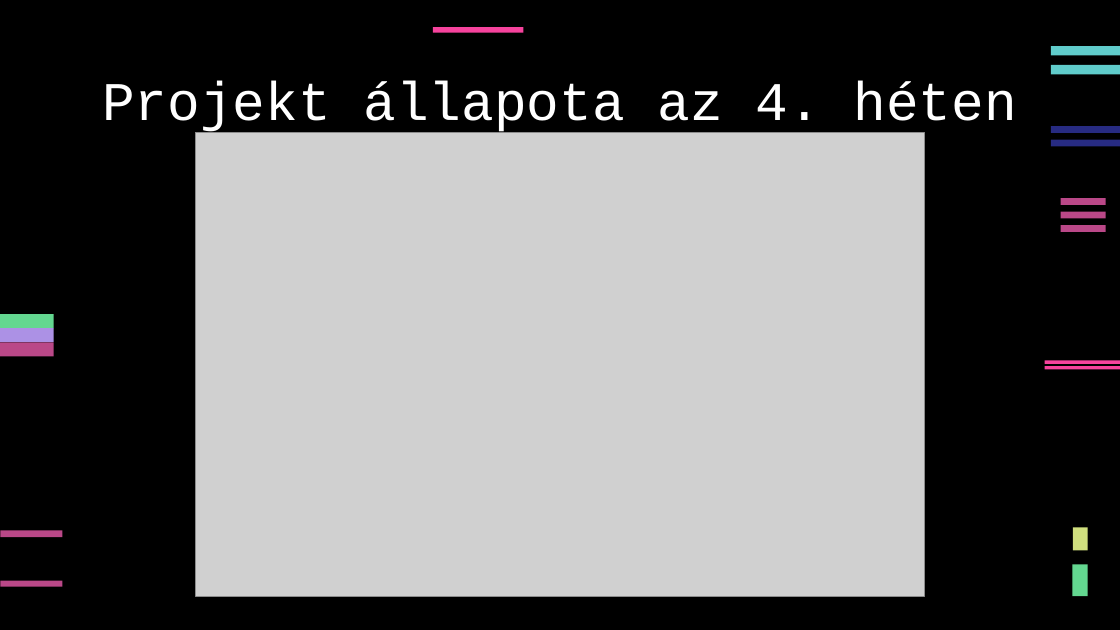
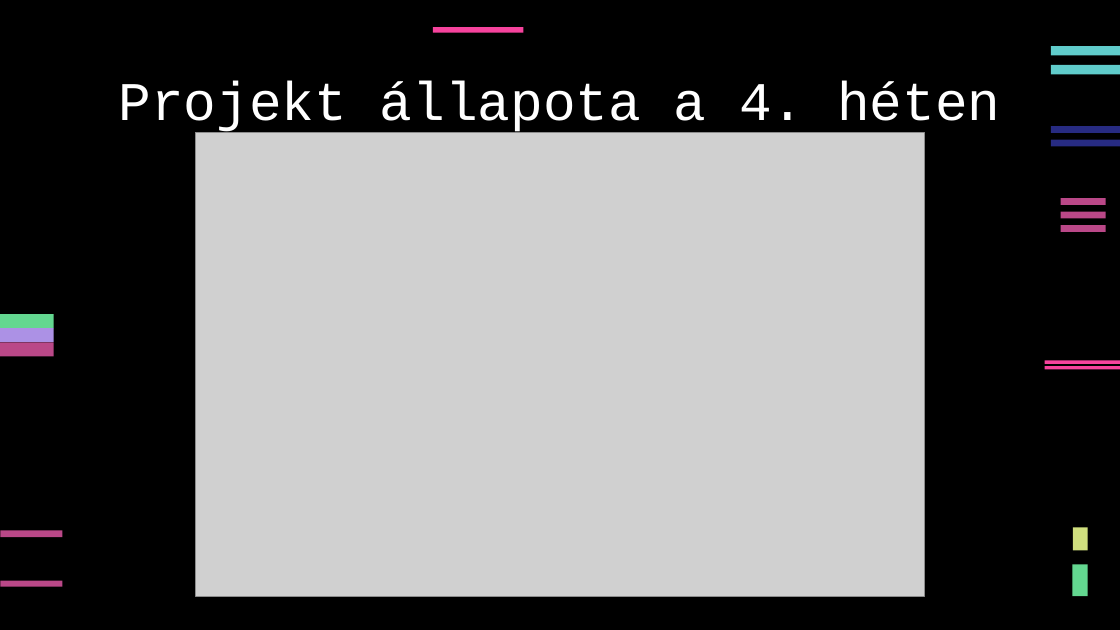
Before and after one commit to Cziperlan/Hyperion, a slide deck: slide 12 of Projekt_Hyperion-Laczkó_Dávid.pptx. Drawn at 1120x630 pixels with LibreOffice and Linux fonts; fonts in the diff are those of the drawing; grey boxes stand for pictures; background and template pictures are left out. Boxes give left, top, right and bottom in pixels: in the first picture for what was removed or moved away, otherwise in the second. Text is boxed around its words. In the diff, an @@ line names an element or a change of style, - is before the commit and + after.

Commit message:
A_Az fix

```diff
--- a/Projekt_Hyperion-Laczkó_Dávid.pptx
+++ b/Projekt_Hyperion-Laczkó_Dávid.pptx
@@ title at (x1=118, y1=81, x2=1000, y2=135): text changed @@
-Projekt állapota az 4. héten
+Projekt állapota a 4. héten
```
Also in this commit, not shown: 5 other slides changed.
